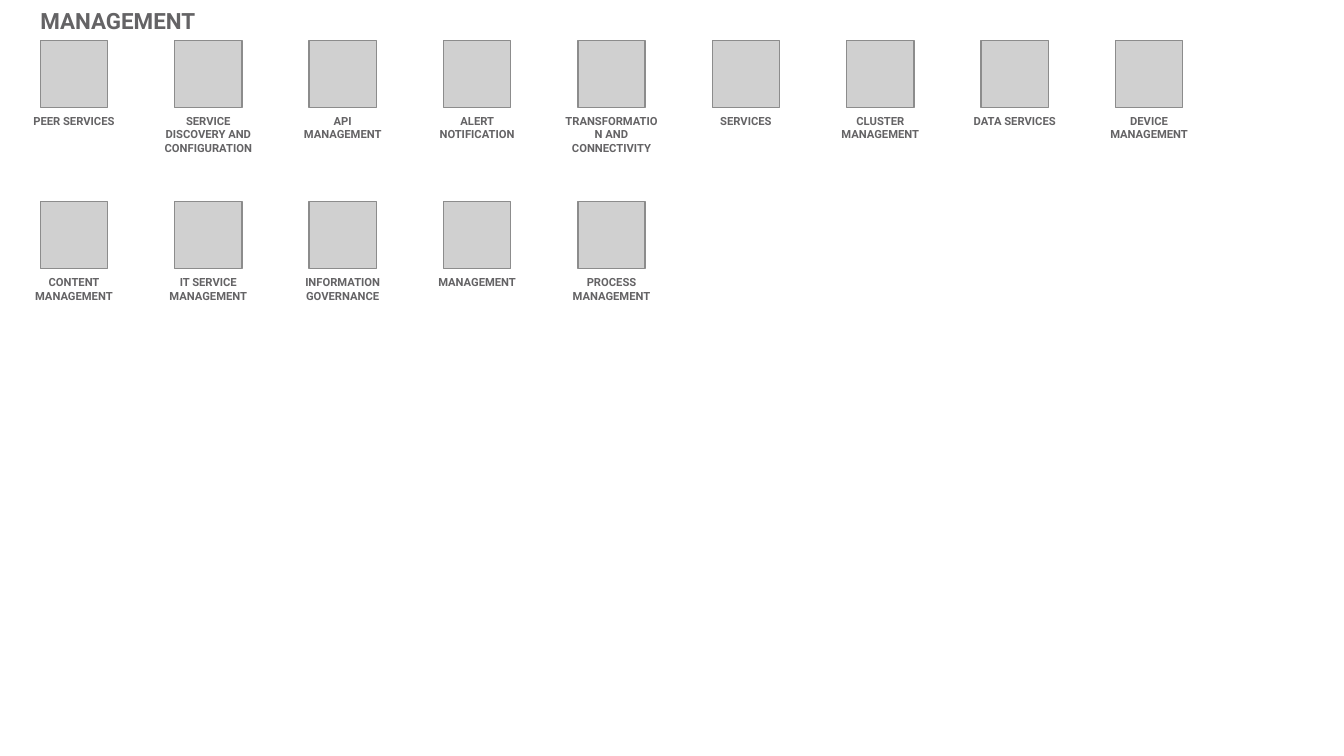
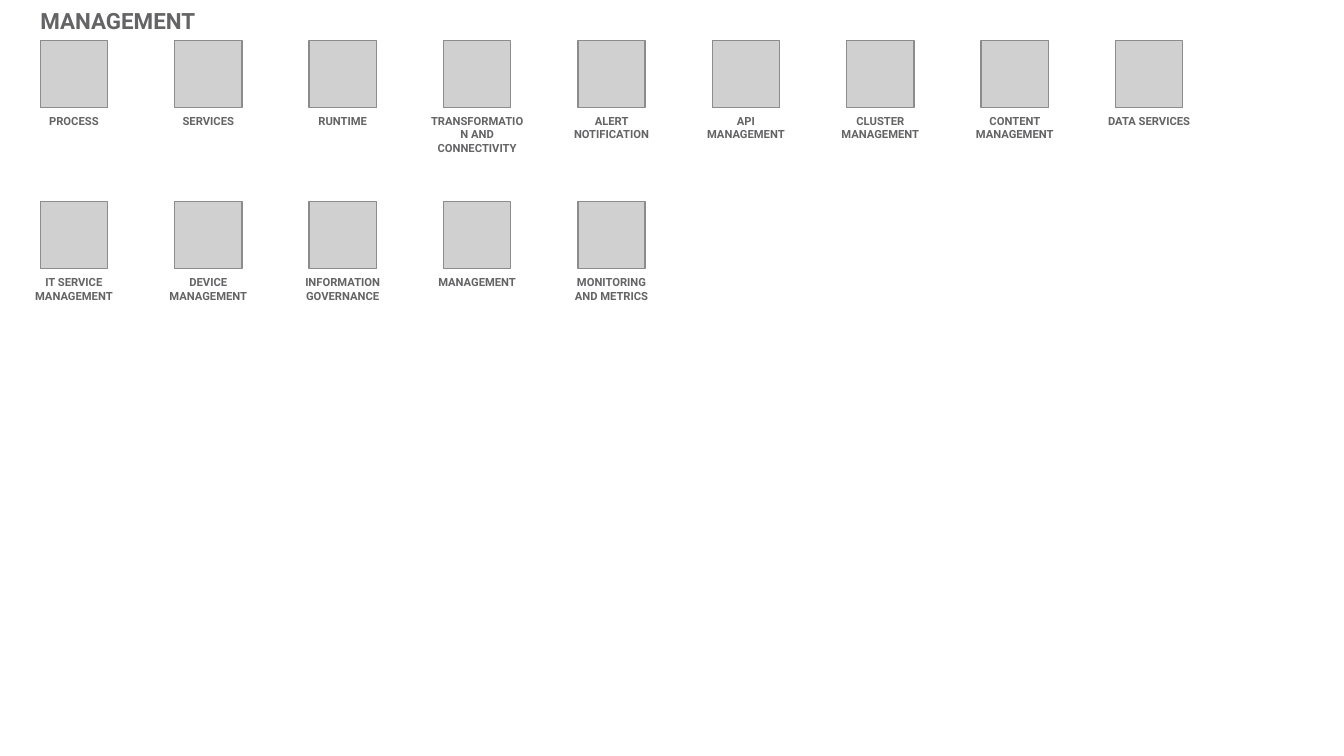
Before and after one commit to l2fprod/myarchitecture, a slide deck: slide 19 of mycatalog-architecture-diagram-template.pptx. Drawn at 1344x756 pixels with LibreOffice and Linux fonts; fonts in the diff are those of the drawing; grey boxes stand for pictures. Boxes give left, top, right and bottom in pixels: in the first picture for what was removed or moved away, otherwise in the second. Text is boxed around its words. In the diff, an @@ line names an element or a change of style, - is before the commit and + after.

```diff
--- a/mycatalog-architecture-diagram-template.pptx
+++ b/mycatalog-architecture-diagram-template.pptx
@@ text at [49, 117, 99, 125]: text changed @@
-PEER SERVICES
+PROCESS
@@ text at [183, 117, 234, 125]: text changed @@
-SERVICE DISCOVERY AND CONFIGURATION
+SERVICES
@@ text at [318, 117, 367, 125]: text changed @@
-API MANAGEMENT
+RUNTIME
@@ text "TRANSFORMATION AND CONNECTIVITY": place and size @@
-text "TRANSFORMATION AND CONNECTIVITY" at [572, 130, 651, 152]
+text "TRANSFORMATION AND CONNECTIVITY" at [438, 130, 517, 152]
@@ text "ALERT NOTIFICATION": place and size @@
-text "ALERT NOTIFICATION" at [440, 117, 515, 138]
+text "ALERT NOTIFICATION" at [574, 117, 649, 138]
@@ text at [707, 117, 785, 138]: text changed @@
-SERVICES
+API MANAGEMENT
@@ text at [976, 117, 1054, 138]: text changed @@
-DEVICE MANAGEMENT
+CONTENT MANAGEMENT
@@ text "DATA SERVICES": place and size @@
-text "DATA SERVICES" at [974, 117, 1055, 125]
+text "DATA SERVICES" at [1108, 117, 1190, 125]
@@ text at [35, 278, 113, 300]: text changed @@
-CONTENT MANAGEMENT
+IT SERVICE MANAGEMENT
@@ text at [169, 278, 247, 300]: text changed @@
-IT SERVICE MANAGEMENT
+DEVICE MANAGEMENT
@@ text at [575, 278, 648, 300]: text changed @@
-PROCESS MANAGEMENT
+MONITORING AND METRICS
```
Also in this commit, not shown: 12 other slides changed, 1 slide added, 1 slide removed.
